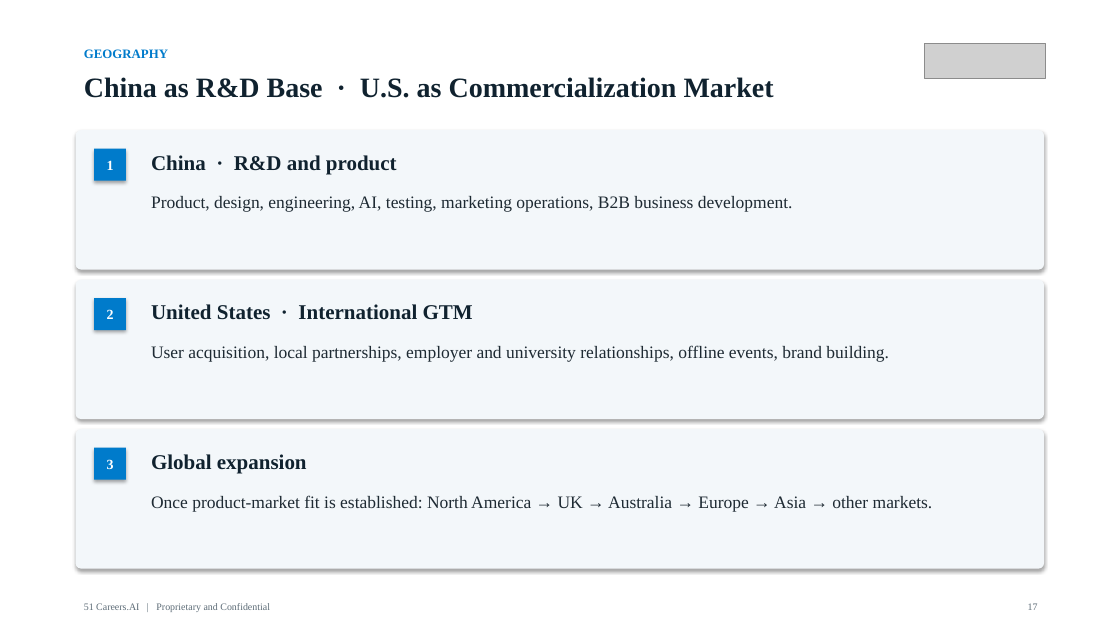
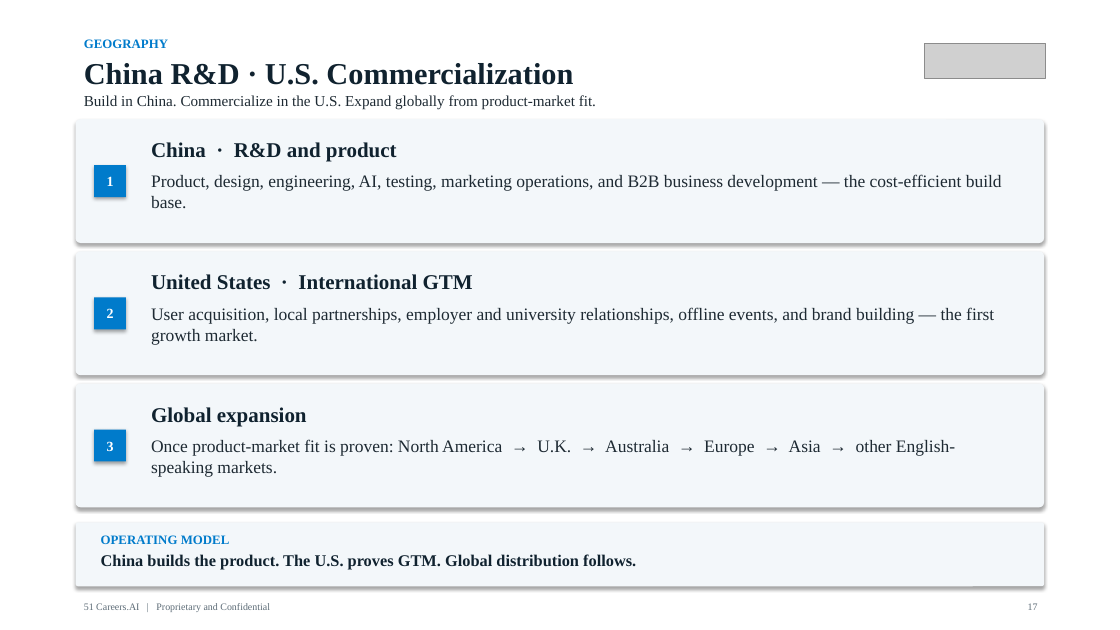
Before and after one commit to anthonyleedu/anthonyleedu, a slide deck: slide 17 of 51Careers_AI_Investor_Overview.pptx. Drawn at 1120x630 pixels with LibreOffice and Linux fonts; fonts in the diff are those of the drawing; grey boxes stand for pictures. Boxes give left, top, right and bottom in pixels: in the first picture for what was removed or moved away, otherwise in the second. Text is boxed around its words. In the diff, an @@ line names an element or a change of style, - is before the commit and + after.

```diff
--- a/51Careers_AI_Investor_Overview.pptx
+++ b/51Careers_AI_Investor_Overview.pptx
@@ text "GEOGRAPHY": place and size @@
-text "GEOGRAPHY" at box(84, 49, 168, 58)
+text "GEOGRAPHY" at box(84, 39, 168, 48)
@@ text at box(84, 63, 573, 85): text changed; size 24 to 26 pt @@
-China as R&D Base · U.S. as Commercialization Market
+China R&D · U.S. Commercialization
@@ rounded rectangle: place and size @@
-rounded rectangle at box(76, 130, 1044, 270)
+rounded rectangle at box(76, 119, 1044, 243)
@@ text added at box(84, 95, 596, 110), 13 pt, text #1E2A33 @@
+Build in China. Commercialize in the U.S. Expand globally from product-market fit.
@@ text "China · R&D and product": place and size @@
-text "China · R&D and product" at box(151, 155, 397, 175)
+text "China · R&D and product" at box(151, 142, 397, 162)
@@ text "1": place and size @@
-text "1" at box(107, 160, 114, 170)
+text "1" at box(107, 176, 114, 186)
@@ rectangle: place and size @@
-rectangle at box(94, 149, 126, 181)
+rectangle at box(94, 166, 126, 197)
@@ text at box(151, 174, 1002, 208): text changed @@
-Product, design, engineering, AI, testing, marketing operations, B2B business development.
+Product, design, engineering, AI, testing, marketing operations, and B2B business development — the cost-efficient build base.
@@ rounded rectangle: place and size @@
-rounded rectangle at box(76, 280, 1044, 419)
+rounded rectangle at box(76, 251, 1044, 375)
@@ text "United States · International GTM": place and size @@
-text "United States · International GTM" at box(151, 304, 473, 320)
+text "United States · International GTM" at box(151, 274, 473, 290)
@@ text at box(151, 307, 994, 344): text changed @@
-User acquisition, local partnerships, employer and university relationships, offline events, brand building.
+User acquisition, local partnerships, employer and university relationships, offline events, and brand building — the first growth market.
@@ rounded rectangle: place and size @@
-rounded rectangle at box(76, 429, 1044, 569)
+rounded rectangle at box(76, 384, 1044, 507)
@@ text "Global expansion": place and size @@
-text "Global expansion" at box(151, 454, 307, 474)
+text "Global expansion" at box(151, 407, 307, 426)
@@ text "3": place and size @@
-text "3" at box(107, 459, 114, 469)
+text "3" at box(107, 441, 114, 451)
@@ rectangle: place and size @@
-rectangle at box(94, 448, 126, 480)
+rectangle at box(94, 429, 126, 461)
@@ text at box(151, 439, 955, 477): text changed @@
-Once product-market fit is established: North America → UK → Australia → Europe → Asia → other markets.
+Once product-market fit is proven: North America → U.K. → Australia → Europe → Asia → other English-speaking markets.
@@ rounded rectangle added at box(76, 523, 1044, 586), fill #F3F7FA @@
@@ text added at box(101, 535, 230, 544), 11 pt, text #007BCB, bold @@
+OPERATING MODEL
@@ text added at box(101, 554, 636, 570), 14 pt, text #10222F, bold @@
+China builds the product. The U.S. proves GTM. Global distribution follows.
```
Also in this commit, not shown: 28 other slides changed, 1 other file.
